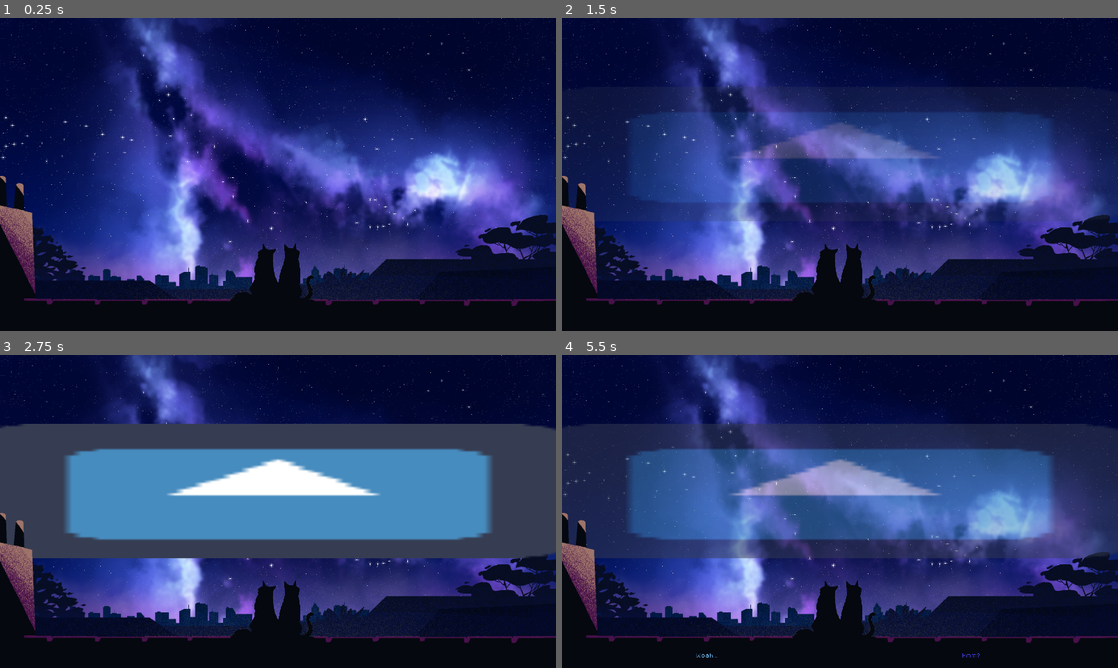
Above: before the commit, frames 1-4 (two rows, left to right).
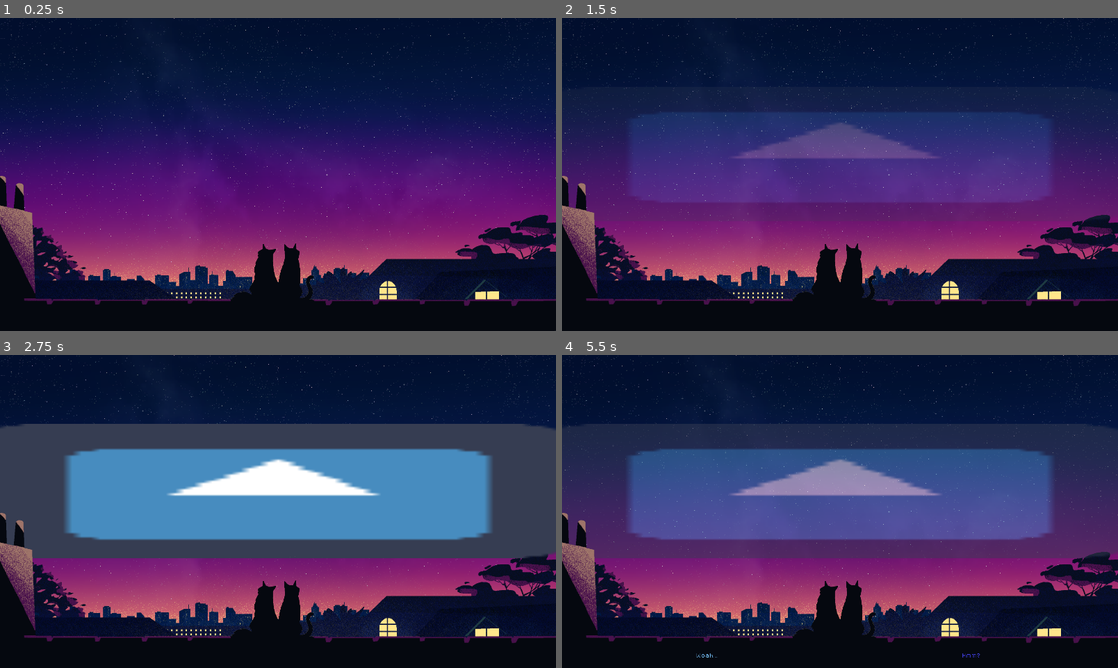
Above: after the commit, the same moments.

Repository: eilamg/Cosmicats
Game: Godot game, scene res://Main.tscn
Two runs of this game, one before a commit and one after it. Both use one fixed random seed, a clock stepped at 60 frames per second and the inputs below. The engine's default icon, where the game draws it, is replaced by a stand-in: a white triangle on a blue panel in a dark square.
Inputs (mouse positions are in pixels of both pictures, inside the frame that each line leads up to):
- Up to frame 1 (0.25 s): no input
- Up to frame 2 (1.5 s): tap Enter at 0.5 s; move the mouse to (962, 158) at 0.52 s; right-click (962, 158) at 0.6 s; click (962, 158) at 0.67 s; drag from (728, 190) to (812, 237) at 1.27 s
- Up to frame 3 (2.75 s): move the mouse to (333, 442) at 2.02 s; right-click (333, 442) at 2.1 s
- Up to frame 4 (5.5 s): tap Space at 2.75, 4.25 s; drag from (812, 574) to (673, 464) at 2.77 s; tap Enter at 3.5 s; move the mouse to (1006, 558) at 3.52 s; hold Down (ui_down) 3.53-4.25 s; right-click (1006, 558) at 3.6 s; drag from (673, 464) to (756, 433) at 4.27 s; move the mouse to (867, 511) at 5.02 s; hold Down (ui_down) from 5.03 s (still down); right-click (867, 511) at 5.1 s; click (867, 511) at 5.17 s

The runs differ from the first frame. In frame 1, 46% of the frame differs, in the area x 0-100%, y 0-90%; in frame 2, 43%; in frame 3, 17%; in frame 4, 37%.

Commit message:
Transition from intro to dialogue

Diff:
--- a/Main.tscn
+++ b/Main.tscn
@@ -177,8 +177,7 @@
 "values": [ Color( 1, 1, 1, 1 ), Color( 1, 1, 1, 0 ), Color( 1, 1, 1, 1 ) ]
 }
 
-[sub_resource type="Animation" id=4]
-resource_name = "lights_out"
+[sub_resource type="Animation" id=6]
 length = 5.0
 tracks/0/type = "value"
 tracks/0/path = NodePath("ParallaxBG/Sky/sky_light:self_modulate")
@@ -264,6 +263,32 @@
 "update": 1,
 "values": [ Color( 1, 1, 1, 1 ), Color( 1, 1, 1, 1 ), Color( 1, 1, 1, 0 ) ]
 }
+tracks/7/type = "value"
+tracks/7/path = NodePath("ParallaxBG/Sky/Stars:modulate")
+tracks/7/interp = 1
+tracks/7/loop_wrap = true
+tracks/7/imported = false
+tracks/7/enabled = true
+tracks/7/keys = {
+"times": PoolRealArray( 0, 3.4, 5 ),
+"transitions": PoolRealArray( 1, 1, 1 ),
+"update": 0,
+"values": [ Color( 1, 1, 1, 0 ), Color( 1, 1, 1, 0 ), Color( 1, 1, 1, 1 ) ]
+}
+tracks/8/type = "method"
+tracks/8/path = NodePath("ParallaxFG/Cats/Dialogue")
+tracks/8/interp = 1
+tracks/8/loop_wrap = true
+tracks/8/imported = false
+tracks/8/enabled = true
+tracks/8/keys = {
+"times": PoolRealArray( 4.1 ),
+"transitions": PoolRealArray( 1 ),
+"values": [ {
+"args": [  ],
+"method": "advance_script"
+} ]
+}
 
 [node name="Main" type="Node2D"]
 script = ExtResource( 10 )
@@ -311,7 +336,6 @@
 centered = false
 
 [node name="sky_light" type="Sprite" parent="ParallaxBG/Sky"]
-self_modulate = Color( 1, 1, 1, 0 )
 texture = ExtResource( 32 )
 centered = false
 
@@ -321,12 +345,12 @@
 centered = false
 
 [node name="bg_stars_light" type="Sprite" parent="ParallaxBG/Sky"]
-self_modulate = Color( 1, 1, 1, 0 )
 material = SubResource( 3 )
 texture = ExtResource( 36 )
 centered = false
 
 [node name="Stars" type="Node2D" parent="ParallaxBG/Sky"]
+modulate = Color( 1, 1, 1, 0 )
 
 [node name="Bg0" type="ParallaxLayer" parent="ParallaxBG"]
 motion_scale = Vector2( 0.85, 1 )
@@ -340,7 +364,6 @@
 centered = false
 
 [node name="bg_light" type="Sprite" parent="ParallaxBG/Bg0"]
-self_modulate = Color( 1, 1, 1, 0 )
 texture = ExtResource( 37 )
 centered = false
 
@@ -356,7 +379,6 @@
 centered = false
 
 [node name="mg1_light" type="Sprite" parent="ParallaxBG/Bg1"]
-self_modulate = Color( 1, 1, 1, 0 )
 texture = ExtResource( 38 )
 centered = false
 
@@ -372,7 +394,6 @@
 centered = false
 
 [node name="mg2_light" type="Sprite" parent="ParallaxBG/Bg2"]
-self_modulate = Color( 1, 1, 1, 0 )
 texture = ExtResource( 39 )
 centered = false
 
@@ -388,7 +409,6 @@
 centered = false
 
 [node name="mg3_light" type="Sprite" parent="ParallaxBG/Bg3"]
-self_modulate = Color( 1, 1, 1, 0 )
 texture = ExtResource( 40 )
 centered = false
 
@@ -815,9 +835,9 @@
 margin_right = 2881.08
 
 [node name="AnimationPlayer" type="AnimationPlayer" parent="."]
-anims/intro = SubResource( 5 )
-anims/lights_on = SubResource( 6 )
-anims/lights_out = SubResource( 4 )
+anims/intro = SubResource( 4 )
+anims/lights_on = SubResource( 5 )
+anims/lights_out = SubResource( 6 )
 
 [node name="MusicPlayer" type="Node" parent="."]
 script = ExtResource( 48 )
Not shown: 2 places in Main.tscn that only renumber resources
